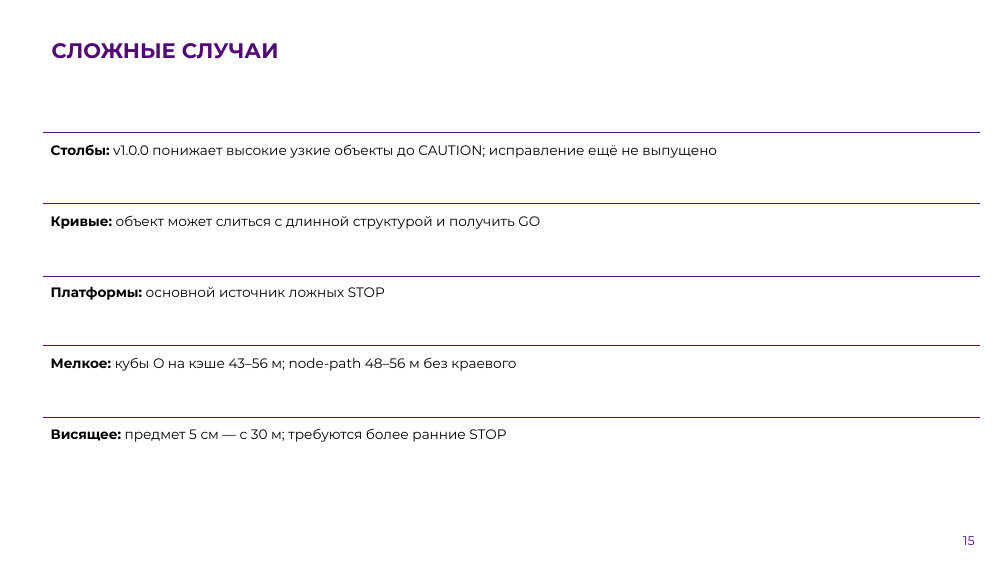
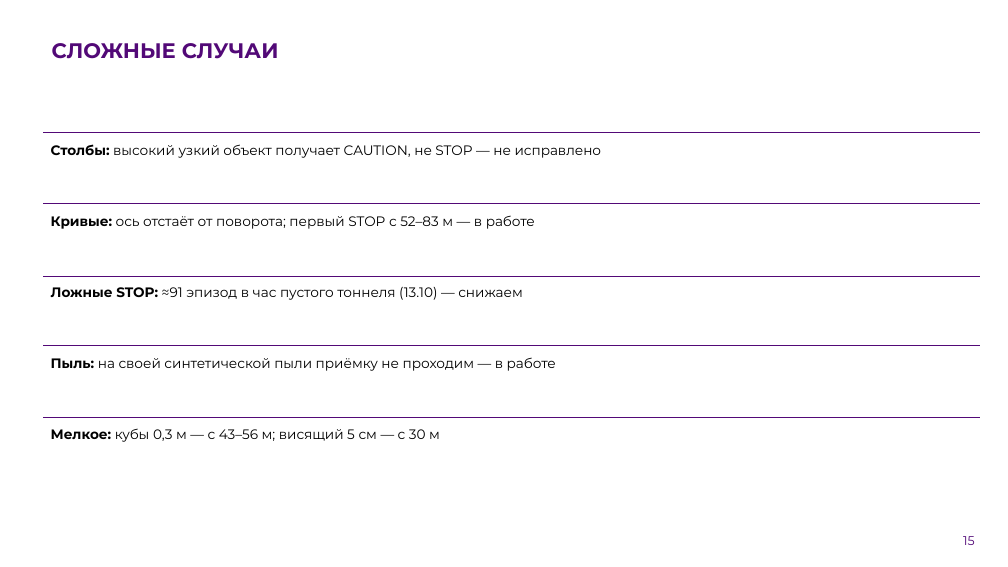
Before and after one commit to pmixay/ReSense, a slide deck: slide 15 of docs/presentation/ReSense_LCT2026.pptx. Drawn at 1008x567 pixels with LibreOffice and Linux fonts; fonts in the diff are those of the drawing; background and template pictures are left out. Boxes give left, top, right and bottom in pixels: in the first picture for what was removed or moved away, otherwise in the second. Text is boxed around its words. In the diff, an @@ line names an element or a change of style, - is before the commit and + after.

```diff
--- a/docs/presentation/ReSense_LCT2026.pptx
+++ b/docs/presentation/ReSense_LCT2026.pptx
@@ text at bbox=[51, 144, 602, 158]: text changed @@
-Столбы: v1.0.0 понижает высокие узкие объекты до CAUTION; исправление ещё не выпущено
+Столбы: высокий узкий объект получает CAUTION, не STOP — не исправлено
@@ text at bbox=[51, 215, 535, 229]: text changed @@
-Кривые: объект может слиться с длинной структурой и получить GO
+Кривые: ось отстаёт от поворота; первый STOP с 52–83 м — в работе
@@ text at bbox=[51, 287, 523, 300]: text changed @@
-Платформы: основной источник ложных STOP
+Ложные STOP: ≈91 эпизод в час пустого тоннеля (13.10) — снижаем
@@ text at bbox=[51, 357, 556, 371]: text changed @@
-Мелкое: кубы O на кэше 43–56 м; node-path 48–56 м без краевого
+Пыль: на своей синтетической пыли приёмку не проходим — в работе
@@ text at bbox=[51, 428, 440, 442]: text changed @@
-Висящее: предмет 5 см — с 30 м; требуются более ранние STOP
+Мелкое: кубы 0,3 м — с 43–56 м; висящий 5 см — с 30 м
```
Also in this commit, not shown: 9 other slides changed, 2 other files.
